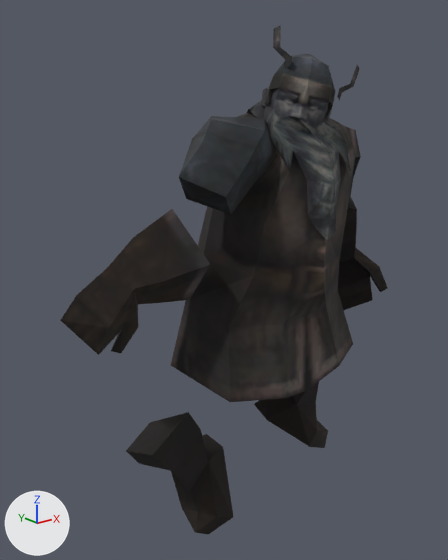
Renders of the OBJ model sceneobjs/shenjie_fuben_06/shenjie_fuben_06_shiti02.obj from each side of a commit.
Both versions are drawn from a 50 mm camera at (-70.1, -78.7, 34.3) aimed at (-8.1, -1.2, 3.3). Every picture has the same lights, and +X, +Y and +Z are marked at lower left. Where no turn or scale is listed for an object, it has been applied to the vertices. Vertices at the same position are counted once.

The first picture shows 'shenjie_fuben_06_shiti02'.
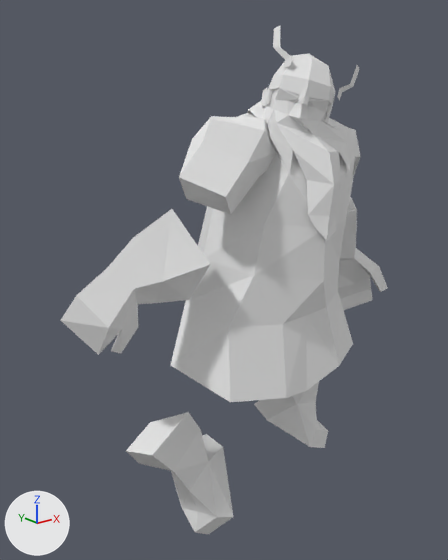
Edits to the scene script, one JSON object a line:
```json
{"op": "add", "block": "mat_material_1_1", "code": ["mat_material_1_1 = principled_material('material_1')", "mat_material_1_1.base_color = (0.8, 0.8, 0.8)  # white #e7e7e7", "mat_material_1_1.roughness = 1.0"]}
{"op": "add", "block": "mat_material_2_1", "code": ["mat_material_2_1 = principled_material('material_2')", "mat_material_2_1.base_color = (0.8, 0.8, 0.8)  # white #e7e7e7", "mat_material_2_1.roughness = 1.0"]}
{"block": "me_shenjie_fuben_06_shiti02", "where": "me_shenjie_fuben_06_shiti02.from_pydata(...)  # 317 vertices, 538 faces; spans x -38.2..27.8, y -17.2..8.8, z -39.7..43.0"}
{"block": "me_shenjie_fuben_06_shiti02", "where": "# used by ob_shenjie_fuben_06_shiti02; location = (0.0, 0.0, 0.0)"}
{"block": "me_shenjie_fuben_06_shiti02", "change": "me_shenjie_fuben_06_shiti02 part 1: all 86 faces that had it switch from mat_material_2 (picture img_shenjie_fuben_06_shiti01_png) to mat_material_2_1 (white #e7e7e7)"}
{"block": "me_shenjie_fuben_06_shiti02", "change": "me_shenjie_fuben_06_shiti02 part 2: all 452 faces that had it switch from mat_material_1 (picture img_shenjie_fuben_06_shiti01_png) to mat_material_1_1 (white #e7e7e7)"}
```

Location of each change, (x1, y1, x2, y2) in pixels of the pictures (448 x 560 px):
```json
{"part": 1, "of": "me_shenjie_fuben_06_shiti02", "change": "recoloured", "before": [171, 26, 359, 402], "after": [171, 26, 359, 402], "on screen": "black to grey"}
{"part": 2, "of": "me_shenjie_fuben_06_shiti02", "change": "recoloured", "before": [60, 54, 388, 534], "after": [60, 54, 388, 534], "on screen": "black to grey"}
```
